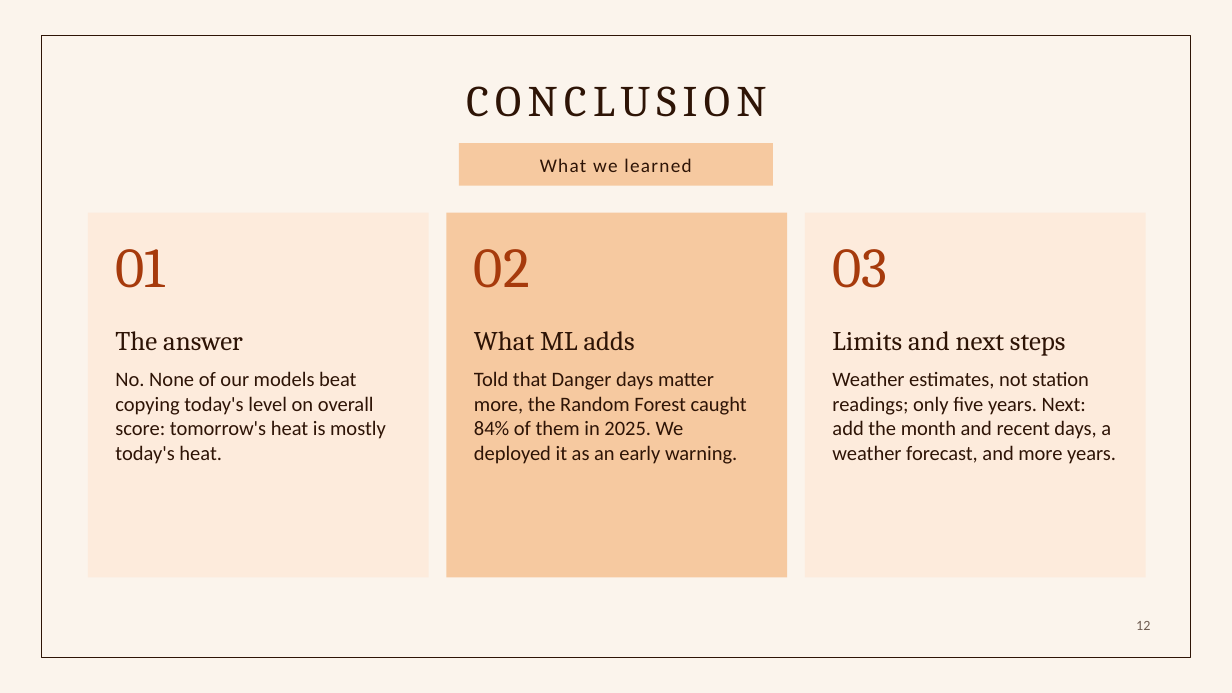
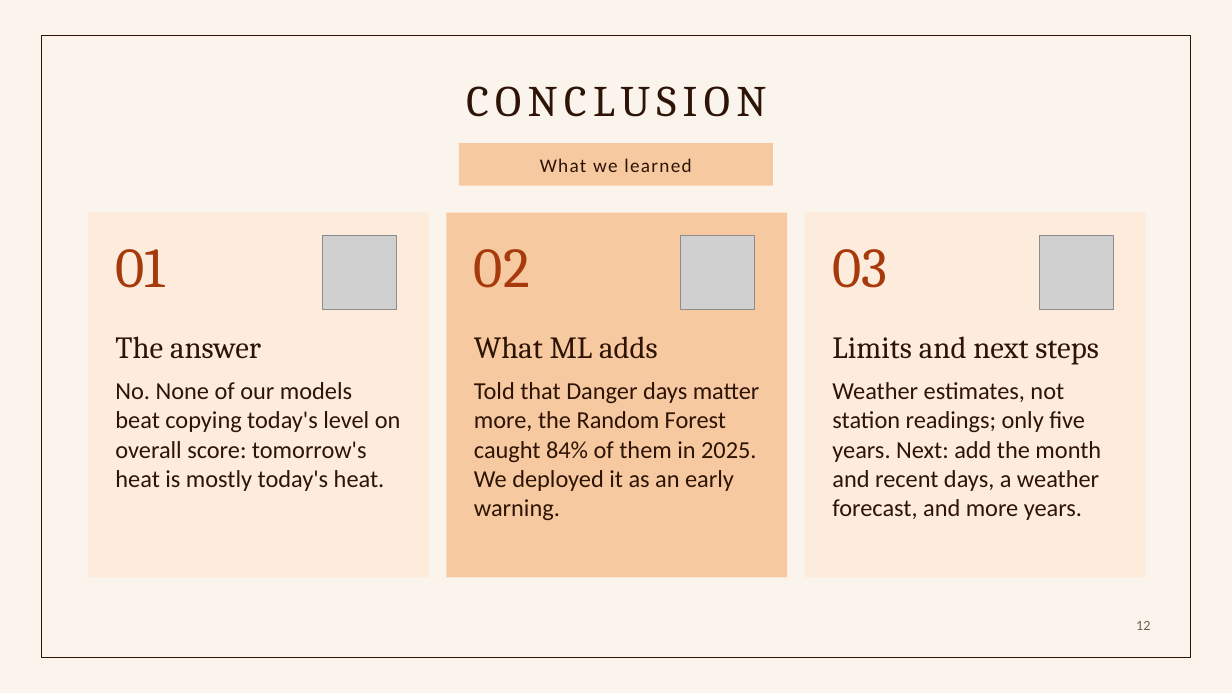
Before and after one commit to keyyum/heatcast-ncr-simple, a slide deck: slide 12 of presentation/HeatCast_NCR_Presentation.pptx. Drawn at 1232x693 pixels with LibreOffice and Linux fonts; fonts in the diff are those of the drawing; grey boxes stand for pictures. Boxes give left, top, right and bottom in pixels: in the first picture for what was removed or moved away, otherwise in the second. Text is boxed around its words. In the diff, an @@ line names an element or a change of style, - is before the commit and + after.

```diff
--- a/presentation/HeatCast_NCR_Presentation.pptx
+++ b/presentation/HeatCast_NCR_Presentation.pptx
@@ picture added at [323, 236, 396, 310] @@
@@ picture added at [681, 236, 755, 310] @@
@@ picture added at [1040, 236, 1114, 310] @@
@@ text "The answer" at [115, 336, 401, 491]: size 21 to 24 pt in "The answer"; size 16 to 19 pt @@
@@ text "What ML adds" at [474, 336, 760, 520]: size 21 to 24 pt in "What ML adds"; size 16 to 19 pt @@
@@ text "Limits and next steps" at [832, 336, 1101, 520]: size 21 to 24 pt in "Limits and next steps"; size 16 to 19 pt in "Weather estimates, not station readings; only five ..." @@
```
Also in this commit, not shown: 5 other slides changed, 13 other files.
